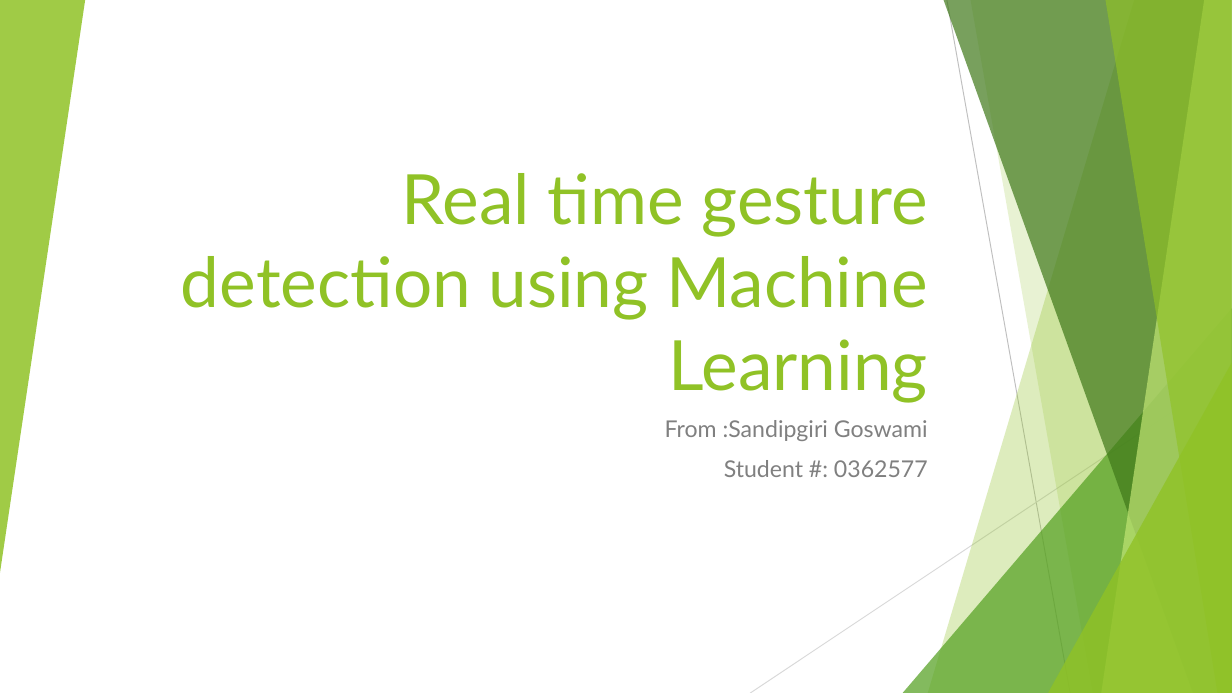
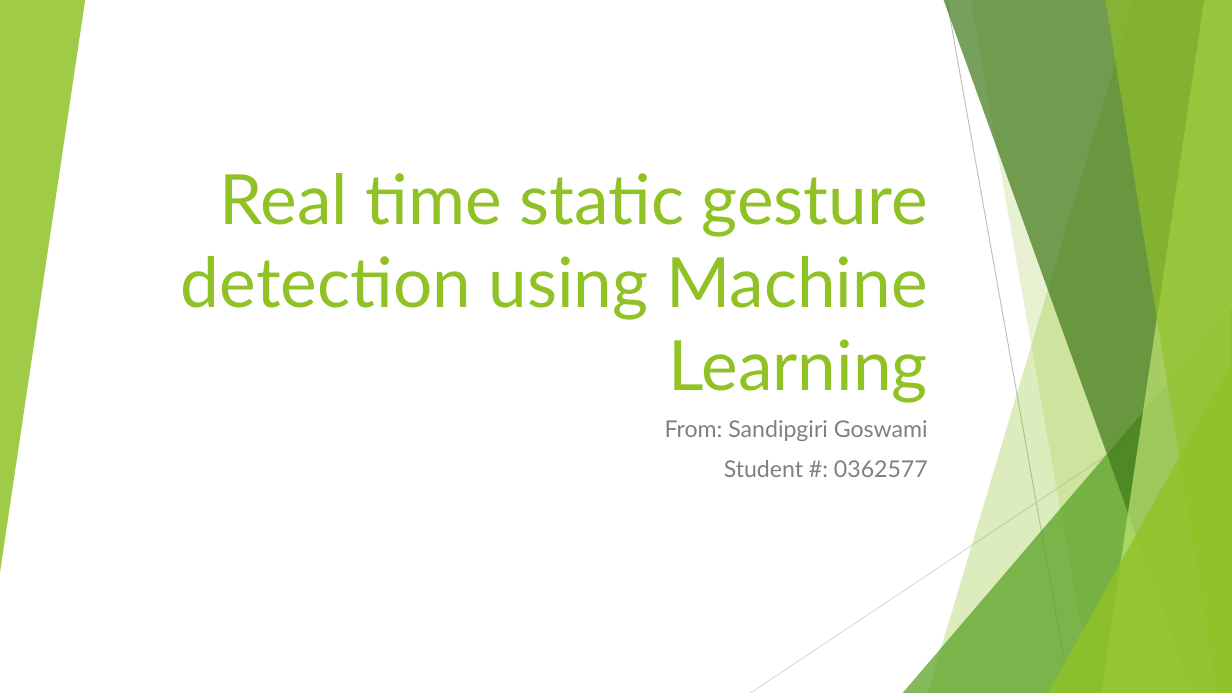
Before and after one commit to sandipgoswami/Mythesis, a slide deck: slide 1 of Sign language/Thesis PPT 0362577.pptx. Drawn at 1232x693 pixels with LibreOffice and Linux fonts; fonts in the diff are those of the drawing. Boxes give left, top, right and bottom in pixels: in the first picture for what was removed or moved away, otherwise in the second. Text is boxed around its words. In the diff, an @@ line names an element or a change of style, - is before the commit and + after.

```diff
--- a/Sign language/Thesis PPT 0362577.pptx
+++ b/Sign language/Thesis PPT 0362577.pptx
@@ title at box(181, 173, 928, 403): text changed @@
-Real time gesture detection using Machine Learning
+Real time static gesture detection using Machine Learning
@@ subtitle at box(665, 420, 928, 441): spaces changed @@
-From :Sandipgiri Goswami
+From: Sandipgiri Goswami
```
Also in this commit, not shown: 2 other slides changed, 9 other files.
